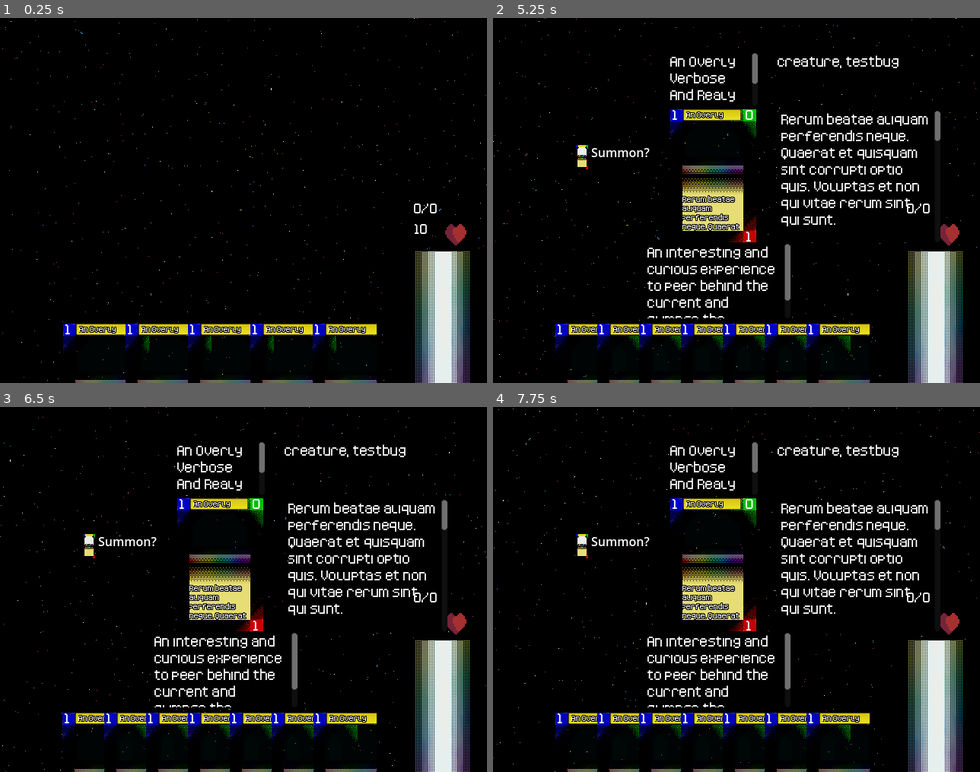
Above: before the commit, frames 1-4 (two rows, left to right).
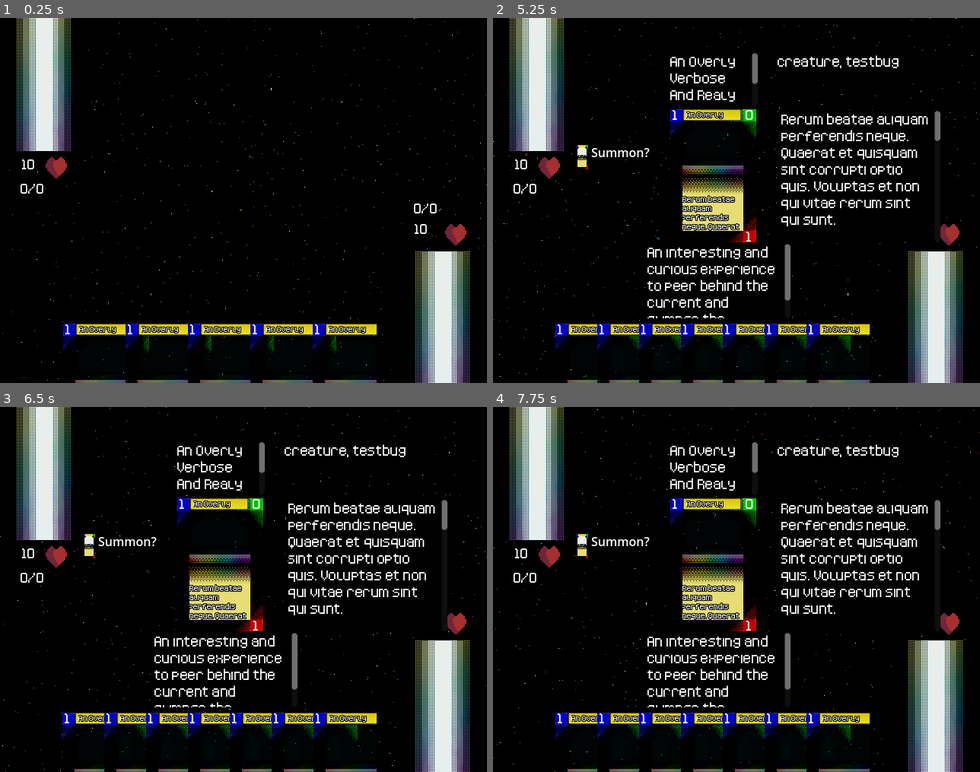
Above: after the commit, the same moments.

Repository: ColbySchexnayder/mana-stream
Game: Godot game, scene res://Scenes/Duel.tscn
Same seed, same stepped clock (60 frames per second), same inputs: the game is played once before the commit and once after it. The project has no main scene, so this scene is started directly.
Inputs (mouse positions are in pixels of both pictures, inside the frame that each line leads up to):
- Up to frame 1 (0.25 s): no input
- Up to frame 2 (5.25 s): click (536, 83) at 0.52 s; click (936, 317) at 1.25 s; click (936, 317) at 2 s; click (536, 83) at 2.77 s; click (936, 317) at 3.5 s; click (536, 83) at 4.27 s; move the mouse to (536, 353) at 5.02 s; press the mouse at (536, 353) at 5.03 s
- Up to frame 3 (6.5 s): release the mouse at (43, 742) at 5.75 s; click "Summon?" at 5.75 s
- Up to frame 4 (7.75 s): click "Summon?" at 6.5 s; click "Summon?" at 7.25 s

The runs differ from the first frame. In frame 1, 2.9% of the frame differs, in the area x 0-18%, y 0-49%; in frame 2, 3.0%; in frame 3, 3.0%; in frame 4, 3.0%, in the area x 0-90%, y 0-54%.

Commit message:
Update Duel.tscn

Diff:
--- a/Scenes/Duel.tscn
+++ b/Scenes/Duel.tscn
@@ -83,6 +83,38 @@
 theme_override_constants/separation = 120
 alignment = 1
 
+[node name="Player2Zone" type="VBoxContainer" parent="Control"]
+layout_direction = 1
+layout_mode = 1
+anchors_preset = 2
+anchor_top = 1.0
+anchor_bottom = 1.0
+offset_left = 145.0
+offset_top = -480.0
+offset_right = 640.0
+offset_bottom = -240.0
+grow_vertical = 0
+
+[node name="P2Hand" type="HBoxContainer" parent="Control/Player2Zone"]
+clip_contents = true
+layout_mode = 2
+size_flags_vertical = 3
+theme_override_constants/separation = 120
+alignment = 1
+
+[node name="P2ManaZone" type="HBoxContainer" parent="Control/Player2Zone"]
+clip_contents = true
+layout_mode = 2
+size_flags_vertical = 3
+theme_override_constants/separation = 120
+alignment = 1
+
+[node name="P2SummonZone" type="HBoxContainer" parent="Control/Player2Zone"]
+clip_contents = true
+layout_mode = 2
+size_flags_vertical = 3
+alignment = 1
+
 [node name="P1Deck" type="TextureButton" parent="Control"]
 layout_mode = 0
 offset_left = 525.0
@@ -91,7 +123,14 @@
 offset_bottom = 482.0
 texture_normal = ExtResource("6_8c1q3")
 
-[node name="TextureRect" type="TextureRect" parent="Control"]
+[node name="P1Deck2" type="TextureButton" parent="Control"]
+layout_mode = 0
+offset_left = 1.0
+offset_right = 114.0
+offset_bottom = 175.0
+texture_normal = ExtResource("6_8c1q3")
+
+[node name="P1LifeIcon" type="TextureRect" parent="Control"]
 layout_mode = 0
 offset_left = 583.0
 offset_top = 269.0
@@ -107,6 +146,41 @@
 offset_bottom = 306.0
 theme = ExtResource("7_o1sjj")
 text = "10"
+
+[node name="P1Mana" type="RichTextLabel" parent="Control"]
+layout_mode = 0
+offset_left = 544.0
+offset_top = 239.0
+offset_right = 595.0
+offset_bottom = 263.0
+theme = ExtResource("7_o1sjj")
+text = "0/0"
+
+[node name="P2LifeIcon" type="TextureRect" parent="Control"]
+layout_mode = 0
+offset_left = 58.0
+offset_top = 181.0
+offset_right = 90.0
+offset_bottom = 213.0
+texture = ExtResource("6_rwkrb")
+
+[node name="P2Life" type="RichTextLabel" parent="Control"]
+layout_mode = 0
+offset_left = 29.0
+offset_top = 181.0
+offset_right = 68.0
+offset_bottom = 221.0
+theme = ExtResource("7_o1sjj")
+text = "10"
+
+[node name="P2Mana" type="RichTextLabel" parent="Control"]
+layout_mode = 0
+offset_left = 27.0
+offset_top = 213.0
+offset_right = 78.0
+offset_bottom = 237.0
+theme = ExtResource("7_o1sjj")
+text = "0/0"
 
 [node name="InspectionArea" type="Control" parent="Control"]
 anchors_preset = 0
@@ -123,13 +197,4 @@
 offset_right = 268.0
 offset_bottom = 7.0
 
-[node name="P1Mana" type="RichTextLabel" parent="Control"]
-layout_mode = 0
-offset_left = 544.0
-offset_top = 239.0
-offset_right = 595.0
-offset_bottom = 263.0
-theme = ExtResource("7_o1sjj")
-text = "0/0"
-
 [connection signal="pressed" from="Control/P1Deck" to="." method="_on_p_1_deck_pressed"]
